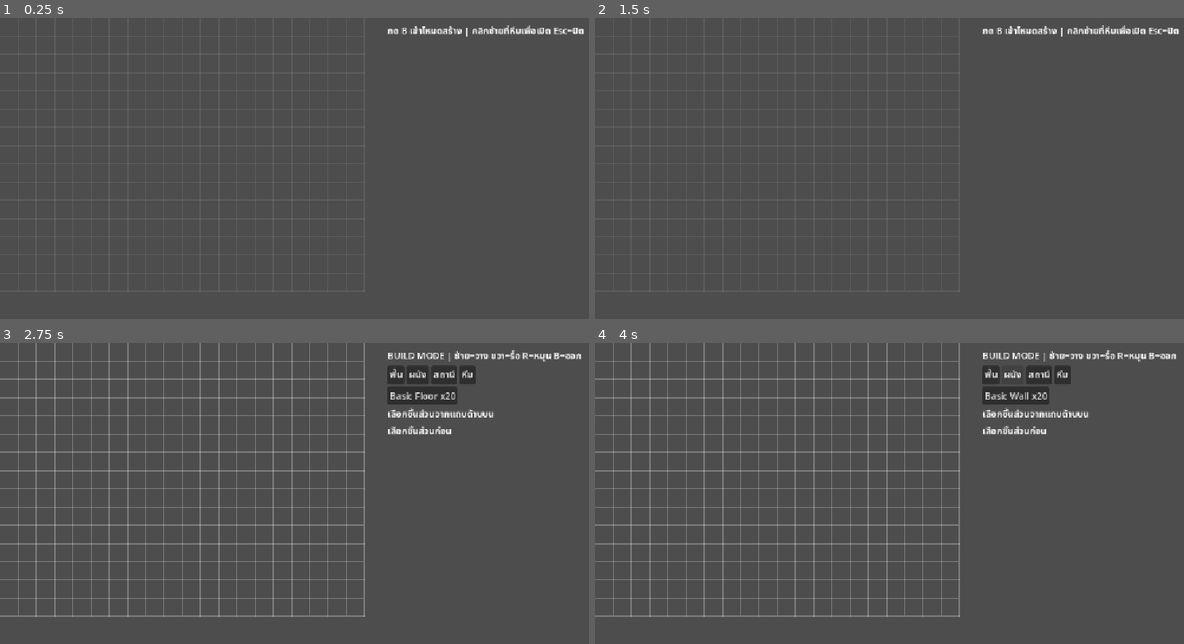
Above: before the commit, frames 1-4 (two rows, left to right).
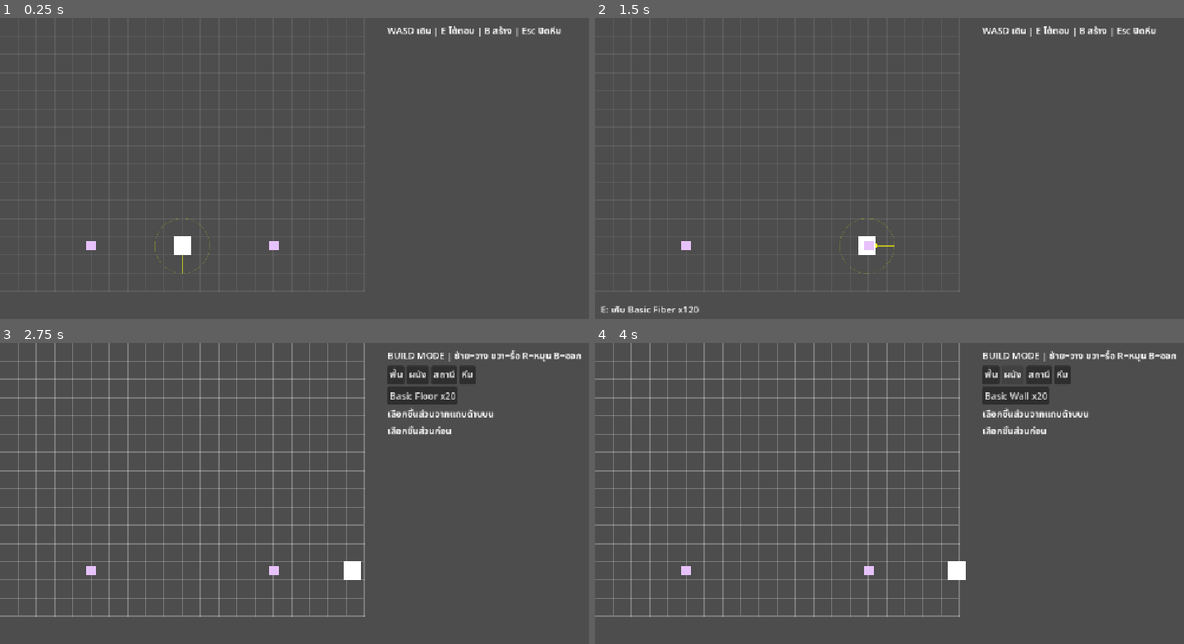
Above: after the commit, the same moments.

Repository: jonjud/P04
Game: Godot game, scene res://scenes/build_test.tscn
Same seed, same stepped clock (60 frames per second), same inputs: the game is played once before the commit and once after it. This scene is started directly instead of the project's main scene.
Inputs (mouse positions are in pixels of both pictures, inside the frame that each line leads up to):
- Up to frame 1 (0.25 s): no input
- Up to frame 2 (1.5 s): tap Enter at 0.5 s; move the mouse to (1066, 183) at 0.52 s; hold D (move_right, bound only after the commit) 0.53-1.25 s; tap E at 0.6 s; click (1066, 183) at 0.67 s; drag from (789, 219) to (889, 276) at 1.27 s
- Up to frame 3 (2.75 s): tap Space at 2 s; move the mouse to (394, 445) at 2.02 s; hold D (move_right, bound only after the commit) from 2.03 s (still down); tap B at 2.1 s; click (394, 445) at 2.17 s; tap E at 2.3 s
- Up to frame 4 (4 s): release D (move_right, bound only after the commit) at 2.75 s; click "พื้น" at 2.75 s; click "ผนัง" at 3.5 s

The runs differ from the first frame. In frame 1, 0.9% of the frame differs, in the area x 14-100%, y 2-85%; in frame 2, 1.0%, in the area x 0-100%, y 2-98%; in frame 3, 0.3%; in frame 4, 0.3%.

Commit message:
P04: add player interaction (E key, 48px range, facing, pickup>interact) with tests

Diff:
--- a/project.godot
+++ b/project.godot
@@ -20,6 +20,29 @@
 window/stretch/mode="canvas_items"
 window/stretch/aspect="expand"
 
+[input]
+
+move_left={
+"deadzone": 0.2,
+"events": [Object(InputEventKey,"resource_local_to_scene":false,"resource_name":"","device":-1,"window_id":0,"alt_pressed":false,"shift_pressed":false,"ctrl_pressed":false,"meta_pressed":false,"pressed":false,"keycode":0,"physical_keycode":65,"key_label":0,"unicode":97,"location":0,"echo":false,"script":null)
+]
+}
+move_right={
+"deadzone": 0.2,
+"events": [Object(InputEventKey,"resource_local_to_scene":false,"resource_name":"","device":-1,"window_id":0,"alt_pressed":false,"shift_pressed":false,"ctrl_pressed":false,"meta_pressed":false,"pressed":false,"keycode":0,"physical_keycode":68,"key_label":0,"unicode":100,"location":0,"echo":false,"script":null)
+]
+}
+move_up={
+"deadzone": 0.2,
+"events": [Object(InputEventKey,"resource_local_to_scene":false,"resource_name":"","device":-1,"window_id":0,"alt_pressed":false,"shift_pressed":false,"ctrl_pressed":false,"meta_pressed":false,"pressed":false,"keycode":0,"physical_keycode":87,"key_label":0,"unicode":119,"location":0,"echo":false,"script":null)
+]
+}
+move_down={
+"deadzone": 0.2,
+"events": [Object(InputEventKey,"resource_local_to_scene":false,"resource_name":"","device":-1,"window_id":0,"alt_pressed":false,"shift_pressed":false,"ctrl_pressed":false,"meta_pressed":false,"pressed":false,"keycode":0,"physical_keycode":83,"key_label":0,"unicode":115,"location":0,"echo":false,"script":null)
+]
+}
+
 [physics]
 
 3d/physics_engine="Jolt Physics"
--- a/scripts/build_test.gd
+++ b/scripts/build_test.gd
@@ -33,6 +33,10 @@
 var chest_view : DragInventoryView
 var player_view : DragInventoryView
 var total_lbl : Label
+var player : CharacterBody2D
+var prompt : Label
+var _target : Dictionary = {}
+var _open_pos : Vector2 = Vector2.ZERO
 
 const MOVE_MSG : Dictionary = {
 	OpResult.OK: "ย้ายแล้ว",
@@ -46,12 +50,35 @@
 
 
 func _ready() -> void:
+	_ensure_actions()
 	db.load_from_directory("res://data/")
 	for e in [[&"floor_00", 20], [&"wall_00", 20], [&"workbench_00", 2], [&"chest_00", 2], [&"stone_00", 50]]:
 		inv.add_to_existing_stacks(db, e[0], e[1])
 	inv.inventory_changed.connect(_refresh_pieces)
+	player = (load("res://scenes/player.tscn") as PackedScene).instantiate()
+	player.position = Vector2(320, 400)
+	add_child(player)
+	player.inv = inv      # ตั้งหลัง add_child เพราะ _ready ของ player สร้าง inv/db ของตัวเองไว้ก่อน
+	player.db = db
+	player.pickup_done.connect(_on_pickup_done)
+	for p in [[&"wood_00", 30, Vector2(160, 400)], [&"fiber_00", 120, Vector2(480, 400)]]:
+		var pk : Pickup = (load("res://scenes/pickup.tscn") as PackedScene).instantiate()
+		pk.item_id = p[0]
+		pk.amount = p[1]
+		pk.position = p[2]
+		pk.add_to_group("pickup")
+		add_child(pk)
 	_build_ui()
 	_set_mode(false)
+
+func _ensure_actions() -> void:
+	var keys : Dictionary = {"move_left": KEY_A, "move_right": KEY_D, "move_up": KEY_W, "move_down": KEY_S}
+	for a in keys:
+		if not InputMap.has_action(a):
+			InputMap.add_action(a)
+			var ev : InputEventKey = InputEventKey.new()
+			ev.physical_keycode = keys[a]
+			InputMap.action_add_event(a, ev)
 
 func _build_ui() -> void:
 	var layer : CanvasLayer = CanvasLayer.new()
@@ -93,6 +120,9 @@
 	chest_panel.add_child(player_view)
 	total_lbl = Label.new()
 	chest_panel.add_child(total_lbl)
+	prompt = Label.new()
+	prompt.position = Vector2(10, 500)
+	layer.add_child(prompt)
 
 func _set_mode(v : bool) -> void:
 	build_mode = v
@@ -101,7 +131,7 @@
 	cat_bar.visible = v
 	piece_grid.visible = v
 	hint.visible = v
-	status.text = "BUILD MODE | ซ้าย=วาง ขวา=รื้อ R=หมุน B=ออก" if v else "กด B เข้าโหมดสร้าง | คลิกซ้ายที่หีบเพื่อเปิด Esc=ปิด"
+	status.text = "BUILD MODE | ซ้าย=วาง ขวา=รื้อ R=หมุน B=ออก" if v else "WASD เดิน | E โต้ตอบ | B สร้าง | Esc ปิดหีบ"
 	_refresh_pieces()
 	queue_redraw()
 
@@ -165,28 +195,33 @@
 			_set_mode(not build_mode)
 		elif e.keycode == KEY_ESCAPE:
 			_close_chest()
+		elif e.keycode == KEY_E and not build_mode:
+			_interact()
 		elif build_mode and e.keycode == KEY_R:
 			_rotate()
-	elif e is InputEventMouseButton and e.pressed:
-		if build_mode:
-			if e.button_index == MOUSE_BUTTON_LEFT:
-				_place()
-			elif e.button_index == MOUSE_BUTTON_RIGHT:
-				_remove()
-		elif e.button_index == MOUSE_BUTTON_LEFT:
-			_open_chest_at(BuildConst.world_to_cell(get_global_mouse_position()))
-
-func _open_chest_at(cell : Vector2i) -> void:
-	var sid : String = grid.chest_id_at(cell)
-	if sid == "":
+	elif e is InputEventMouseButton and e.pressed and build_mode:
+		if e.button_index == MOUSE_BUTTON_LEFT:
+			_place()
+		elif e.button_index == MOUSE_BUTTON_RIGHT:
+			_remove()
+
+func _open_chest_by_id(sid : String, pos : Vector2) -> void:
+	_open_chest = grid.chest(sid)
+	if _open_chest == null:
 		return
-	_open_chest = grid.chest(sid)
+	_open_pos = pos
 	chest_title.text = "หีบ: " + sid
 	chest_view.bind(_open_chest)
 	player_view.bind(inv)
 	chest_panel.visible = true
 	_update_total()
 	msg.text = ""
+
+const PICK_MSG : Dictionary = {
+	OpResult.OK: "เก็บแล้ว",
+	OpResult.PARTIAL_FULL: "เก็บได้ไม่ครบ กระเป๋าเต็ม",
+	OpResult.FULL: "กระเป๋าเต็ม",
+}
 
 func _close_chest() -> void:
 	_open_chest = null
@@ -211,15 +246,54 @@
 
 
 func _process(_d : float) -> void:
-	if not build_mode:
+	if build_mode:
+		_cell = BuildConst.world_to_cell(get_global_mouse_position())
+		_ghost = grid.check(db, sel_id, _cell, rot) if sel_id != &"" else {}
+		if _ghost.is_empty():
+			hint.text = "เลือกชิ้นส่วนจากแถบด้านบน"
+		else:
+			hint.text = "วางได้" if _ghost["ok"] else "วางไม่ได้: " + REASONS.get(_ghost["reason"], String(_ghost["reason"]))
+		_target = {}
+	else:
+		_target = InteractPick.pick(player.global_position, player.get_facing(), _candidates())
+		if _open_chest != null and player.global_position.distance_to(_open_pos) > InteractPick.RANGE * 1.5:
+			_close_chest()
+	prompt.text = _prompt_text(_target)
+	queue_redraw()
+
+func _on_pickup_done(r : Dictionary) -> void:
+	msg.text = PICK_MSG.get(r["reason"], "เก็บไม่ได้: " + String(r["reason"]))
+
+func _candidates() -> Array:
+	var out : Array = []
+	for pk in get_tree().get_nodes_in_group("pickup"):
+		if is_instance_valid(pk) and not pk.is_queued_for_deletion():
+			out.append({"kind": InteractPick.KIND_PICKUP, "pos": pk.global_position, "ref": pk})
+	for s in grid.all_structs():
+		var sid : String = BuildGrid.storage_id(s["uid"])
+		if grid.chest(sid) == null:
+			continue
+		var p : BuildingPieceData = db.get_item(StringName(s["piece"])) as BuildingPieceData
+		var c : Vector2 = BuildConst.cell_to_world(s["cell"]) + Vector2(BuildGrid.footprint(p, s["rot"]) * BuildConst.CELL_SIZE) / 2.0
+		out.append({"kind": InteractPick.KIND_INTERACT, "pos": c, "ref": sid})
+	return out
+
+func _prompt_text(c : Dictionary) -> String:
+	if c.is_empty():
+		return ""
+	if c["kind"] == InteractPick.KIND_INTERACT:
+		return "E: เปิดหีบ " + String(c["ref"])
+	var pk : Pickup = c["ref"]
+	var it : ItemData = db.get_item(pk.item_id)
+	return "E: เก็บ %s x%d" % [it.display_name if it != null else String(pk.item_id), pk.amount]
+
+func _interact() -> void:
+	if _target.is_empty():
 		return
-	_cell = BuildConst.world_to_cell(get_global_mouse_position())
-	_ghost = grid.check(db, sel_id, _cell, rot) if sel_id != &"" else {}
-	if _ghost.is_empty():
-		hint.text = "เลือกชิ้นส่วนจากแถบด้านบน"
+	if _target["kind"] == InteractPick.KIND_PICKUP:
+		_target["ref"].interact(player)
 	else:
-		hint.text = "วางได้" if _ghost["ok"] else "วางไม่ได้: " + REASONS.get(_ghost["reason"], String(_ghost["reason"]))
-	queue_redraw()
+		_open_chest_by_id(_target["ref"], _target["pos"])
 
 func _rect(cell : Vector2i, fp : Vector2i) -> Rect2:
 	return Rect2(BuildConst.cell_to_world(cell), Vector2(fp * BuildConst.CELL_SIZE))
@@ -252,3 +326,9 @@
 			draw_rect(r, Color(1, 0.2, 0.2), false, 2.0)
 			draw_line(r.position, r.end, Color(1, 0.2, 0.2), 2.0)   # กากบาท: ไม่พึ่งสีอย่างเดียว
 			draw_line(Vector2(r.position.x, r.end.y), Vector2(r.end.x, r.position.y), Color(1, 0.2, 0.2), 2.0)
+	if not build_mode:
+		var o : Vector2 = player.global_position
+		draw_line(o, o + player.get_facing() * InteractPick.RANGE, Color(1, 1, 0, 0.6), 2.0)
+		draw_arc(o, InteractPick.RANGE, 0, TAU, 48, Color(1, 1, 0, 0.15), 1.0)
+		if not _target.is_empty():
+			draw_arc(_target["pos"], 14.0, 0, TAU, 24, Color(1, 1, 0), 2.0)
--- a/scripts/p_04_main.gd
+++ b/scripts/p_04_main.gd
@@ -5,3 +5,4 @@
 	BuildGridTests.new().run_all()
 	var db := ItemDatabase.new()
 	print("load: ", db.load_from_directory("res://data/"), " chest is piece: ", db.get_item(&"chest_00") is BuildingPieceData)
+	InteractPickTests.new().run_all()
--- a/scripts/pickup.gd
+++ b/scripts/pickup.gd
@@ -4,11 +4,12 @@
 @export var item_id : StringName = &"stone_00"
 @export var amount : int = 1
 
+func _on_body_entered(_body : Node2D) -> void:
+	pass   # ปิด auto-pickup (pickup.tscn ยังเชื่อม signal นี้อยู่ ห้ามลบฟังก์ชัน)
 
-func _on_body_entered(body: Node2D) -> void:
-	if body.is_in_group("Player"):
-		if body.has_method("handle_pickup"):
-			var result = body.handle_pickup(item_id,amount)
-			amount = result["remaining"]
-			if amount <= 0:
-				queue_free()
+func interact(player : Node) -> Dictionary:
+	var r : Dictionary = player.handle_pickup(item_id, amount)
+	amount = r["remaining"]
+	if amount <= 0:
+		queue_free()
+	return r
--- a/scripts/player.gd
+++ b/scripts/player.gd
@@ -40,6 +40,7 @@
 func _physics_process(delta: float) -> void:
 	_read_input()
 	_smooth_input_step(delta)
+	_track_facing()
 	_apply_movement(delta)
 	_apply_external_force(delta)
 	move_and_slide()
@@ -83,6 +84,10 @@
 	_last_facing = _smooth_input.normalized()
 	var target_angle: float = _last_facing.angle() #หมุน parent เพื่อไม่ให้ colorect เพี้ยน
 	rotation = lerp_angle(rotation, target_angle, 1.0 - exp(-turn_speed * delta))
+
+func _track_facing() -> void:
+	if _smooth_input.length_squared() > 0.01:
+		_last_facing = _smooth_input.normalized()
 #---------- PUBLIC API ----------
 func get_facing() -> Vector2:
 	return _last_facing
--- /dev/null
+++ b/systems/interact_pick.gd
@@ -0,0 +1,23 @@
+extends RefCounted
+class_name InteractPick
+# OQ-03-06 (EXPERIMENTAL): ระยะคงที่ + ครึ่งวงกลมด้านหน้า + priority ก่อน แล้วค่อยใกล้สุด
+
+const RANGE : float = 48.0
+const KIND_PICKUP : int = 0     # เลขน้อย = priority สูง
+const KIND_INTERACT : int = 1
+
+# cands: [{kind:int, pos:Vector2, ref:Variant}] คืน candidate ที่ชนะ หรือ {}
+static func pick(origin : Vector2, facing : Vector2, cands : Array, reach : float = RANGE) -> Dictionary:
+	var best : Dictionary = {}
+	var best_d : float = INF
+	for c in cands:
+		var off : Vector2 = c["pos"] - origin
+		var d : float = off.length()
+		if d > reach:
+			continue
+		if d > 4.0 and off.dot(facing) <= 0.0:
+			continue
+		if best.is_empty() or c["kind"] < best["kind"] or (c["kind"] == best["kind"] and d < best_d):
+			best = c
+			best_d = d
+	return best
--- /dev/null
+++ b/systems/interact_pick_tests.gd
@@ -0,0 +1,37 @@
+extends RefCounted
+class_name InteractPickTests
+
+var passed : int = 0
+var failed : int = 0
+
+func t(label : String, cond : bool) -> void:
+	if cond:
+		passed += 1
+	else:
+		failed += 1
+		print("FAIL: ", label)
+
+func cand(kind : int, pos : Vector2) -> Dictionary:
+	return {"kind": kind, "pos": pos, "ref": null}
+
+func run_all() -> void:
+	var o : Vector2 = Vector2.ZERO
+	var f : Vector2 = Vector2.RIGHT
+	var kp : int = InteractPick.KIND_PICKUP
+	var ki : int = InteractPick.KIND_INTERACT
+	t("empty", InteractPick.pick(o, f, []).is_empty())
+	t("front in range", not InteractPick.pick(o, f, [cand(ki, Vector2(30, 0))]).is_empty())
+	t("behind", InteractPick.pick(o, f, [cand(ki, Vector2(-30, 0))]).is_empty())
+	t("side (dot 0)", InteractPick.pick(o, f, [cand(ki, Vector2(0, 30))]).is_empty())
+	t("out of range", InteractPick.pick(o, f, [cand(ki, Vector2(60, 0))]).is_empty())
+	t("boundary 48 in", not InteractPick.pick(o, f, [cand(ki, Vector2(48, 0))]).is_empty())
+	t("49 out", InteractPick.pick(o, f, [cand(ki, Vector2(49, 0))]).is_empty())
+	t("on top (d<=4)", not InteractPick.pick(o, f, [cand(ki, Vector2(-2, 0))]).is_empty())
+	t("pickup beats nearer chest", InteractPick.pick(o, f, [cand(ki, Vector2(10, 0)), cand(kp, Vector2(40, 0))])["kind"] == kp)
+	t("order independent", InteractPick.pick(o, f, [cand(kp, Vector2(40, 0)), cand(ki, Vector2(10, 0))])["kind"] == kp)
+	t("nearest same kind", InteractPick.pick(o, f, [cand(kp, Vector2(40, 0)), cand(kp, Vector2(20, 0))])["pos"] == Vector2(20, 0))
+	t("pickup behind ignored", InteractPick.pick(o, f, [cand(kp, Vector2(-20, 0)), cand(ki, Vector2(20, 0))])["kind"] == ki)
+	var d : Vector2 = Vector2(1, 1).normalized()
+	t("diag front", not InteractPick.pick(o, d, [cand(ki, Vector2(20, 20))]).is_empty())
+	t("diag side out", InteractPick.pick(o, d, [cand(ki, Vector2(-20, 20))]).is_empty())
+	print("InteractPick: Passed ", passed, " / Failed ", failed)
Not shown, added: systems/interact_pick.gd.uid
Not shown, added: systems/interact_pick_tests.gd.uid
